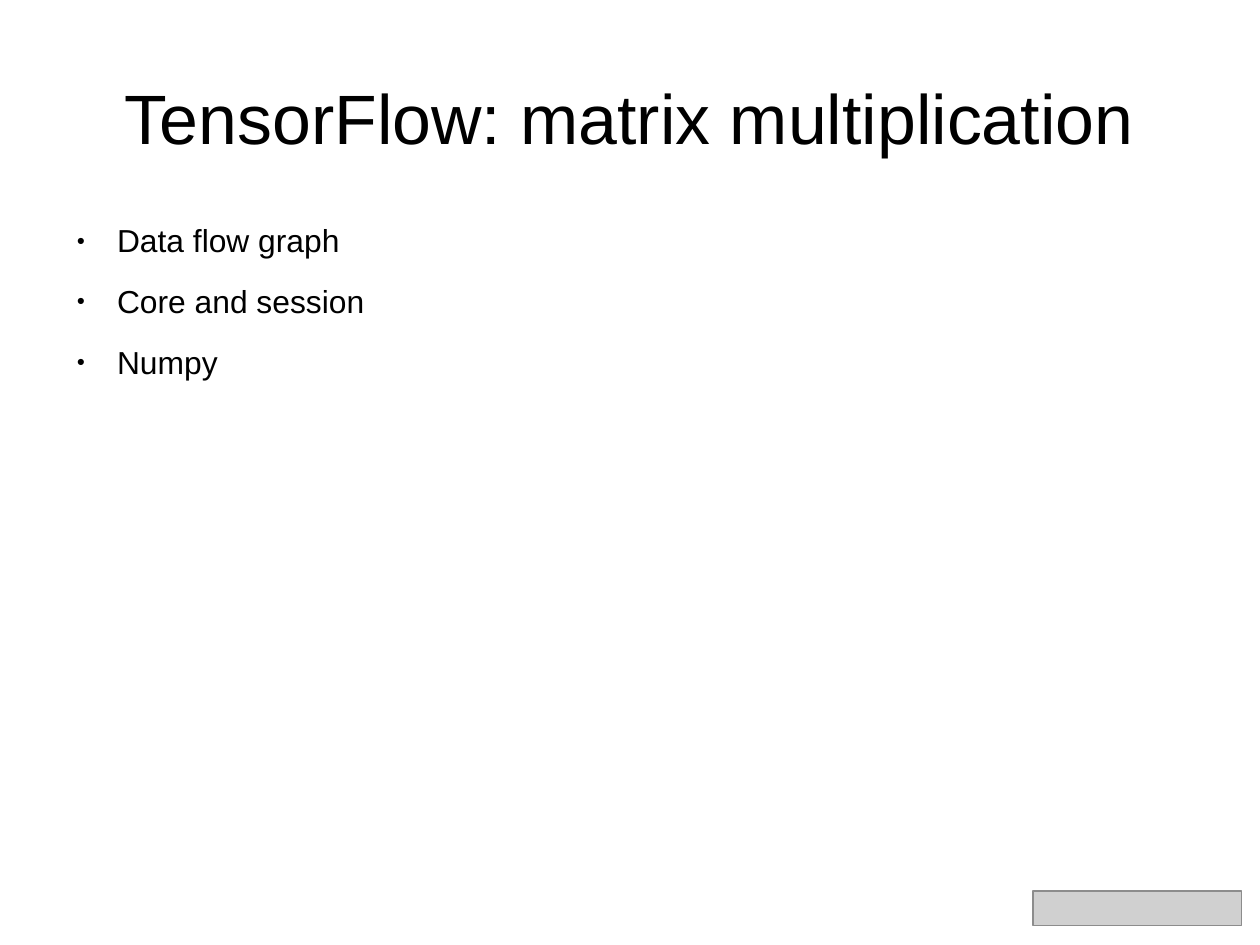
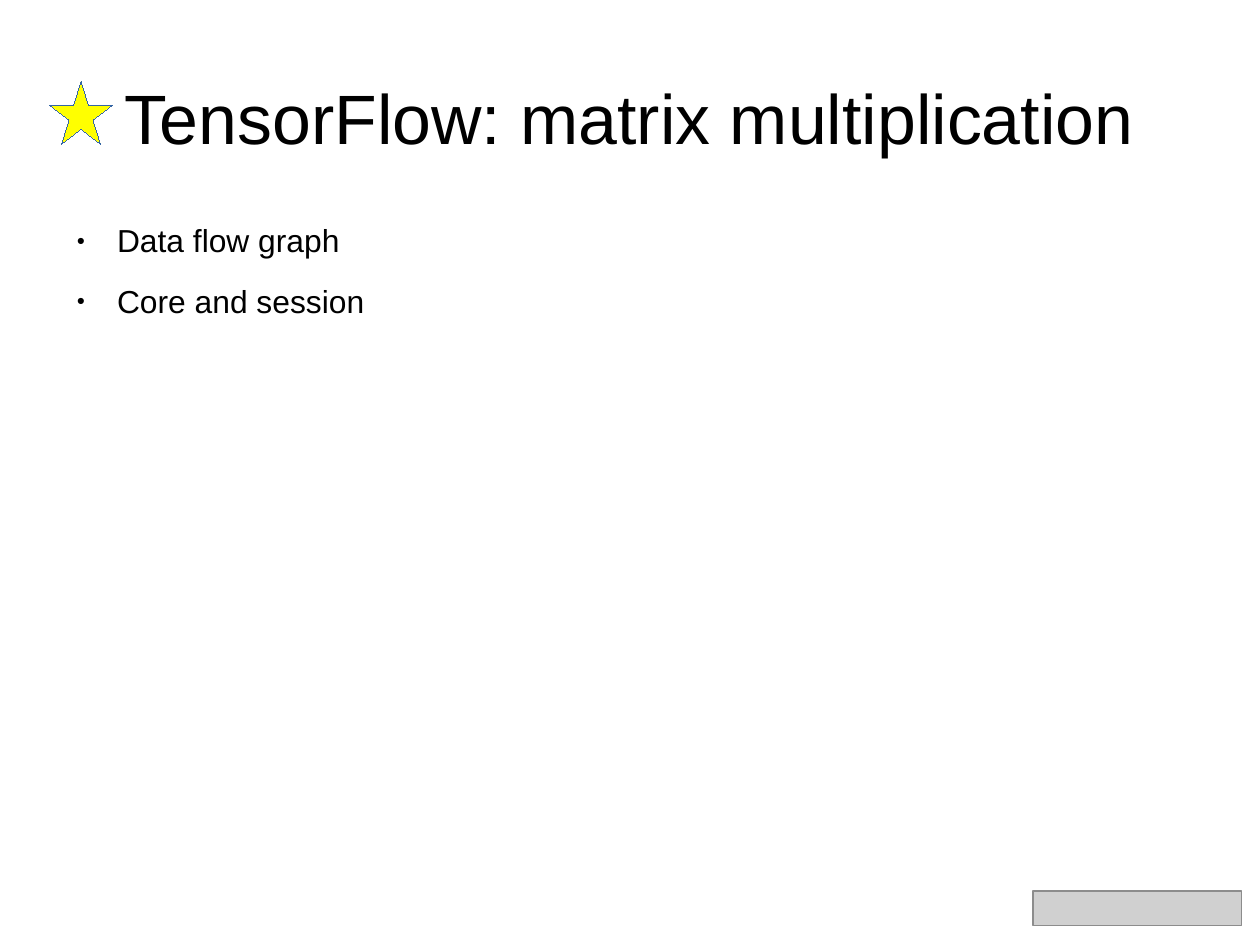
Before and after one commit to aoldemeier/an-introduction-to-tensorflow, a slide deck: slide 10 of slides-english.odp. Drawn at 1260x945 pixels with LibreOffice and Linux fonts; fonts in the diff are those of the drawing; grey boxes stand for pictures. Boxes give left, top, right and bottom in pixels: in the first picture for what was removed or moved away, otherwise in the second. Text is boxed around its words. In the diff, an @@ line names an element or a change of style, - is before the commit and + after.

```diff
--- a/slides-english.odp
+++ b/slides-english.odp
@@ star added at <box>49,81,112,144</box>, fill #FFFF00, outline #3465A4 0 pt @@
@@ text at <box>117,352,218,379</box>: paragraph removed @@
-● Numpy
```
Also in this commit, not shown: 5 other slides changed, 4 other files.
